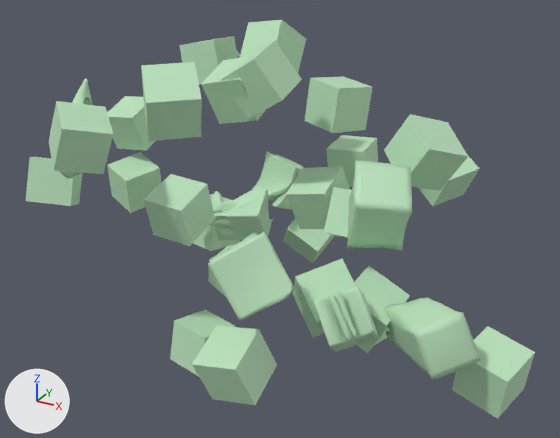
The FBX model VH_Female/Cardiovascular_System/Heart/Heart_Extraction_Sites/VHF_Heart_Extraction_Sites.fbx, before and after one commit.
Both versions are drawn from a camera (50 mm lens) standing at (1.852, -2.346, 6.439) and looking at (0.6, -0.069, 5.3). Lighting does not change. The marker at lower left points along +X, +Y and +Z. The picture after the commit comes second. Where no turn or scale is listed for an object, it has been applied to the vertices.

Script lines for the objects in view, before the commit:
```python
me_mesh_008 = bpy.data.meshes.new('Mesh.008')
me_mesh_008.from_pydata(...)  # 8 vertices, 6 faces; spans x -0.117..0.117, y -0.103..0.103, z -0.128..0.128
me_mesh_008.materials.append(mat_extractionsites1)  # green #bde5bf
me_mesh_014 = bpy.data.meshes.new('Mesh.014')
me_mesh_014.from_pydata(...)  # 8 vertices, 6 faces; spans x -0.101..0.101, y -0.106..0.106, z -0.119..0.119
me_mesh_014.materials.append(mat_extractionsites1)  # green #bde5bf
me_mesh_024 = bpy.data.meshes.new('Mesh.024')
me_mesh_024.from_pydata(...)  # 8 vertices, 6 faces; spans x -0.101..0.101, y -0.106..0.106, z -0.119..0.119
me_mesh_024.materials.append(mat_extractionsites1)  # green #bde5bf
ob_sparc_laa = bpy.data.objects.new('SPARC_LAA', me_mesh_008)
ob_sparc_laa.location = (0.528, -0.068, 5.806)
ob_sparc_mitral_valve = bpy.data.objects.new('SPARC_Mitral_valve', me_mesh_014)
ob_sparc_mitral_valve.location = (0.699, 0.064, 5.354)
ob_sparc_vivgp = bpy.data.objects.new('SPARC_VIVGP', me_mesh_024)
ob_sparc_vivgp.location = (0.434, -0.059, 5.757)
# also in view: 'SPARC_Base_of_LAA' at (0.387, 0.26, 5.834); 'SPARC_AVN' at (0.246, 0.015, 5.182); 'SPARC_RV_inflow' at (0.388, -0.29, 4.83); 'SPARC_Basal_inf_LV' at (0.493, 0.406, 5.031); 'SPARC_Posterior_LA' at (0.079, 0.29, 5.756)
```
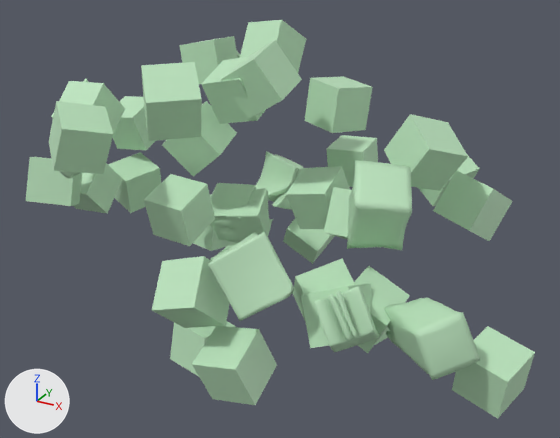
What changed in the scene script:
```text
Add me_mesh_042:
    me_mesh_042.from_pydata([(-0.112, -0.054, 0.067), (0.038, -0.04, 0.131), (-0.102, 0.098, 0.008), (0.048, 0.113, 0.071), (-0.038, 0.04, -0.131), (0.112, 0.054, -0.067), (-0.048, -0.113, -0.071), (0.102, -0.098, -0.008)], [], [(0, 1, 3, 2), (2, 3, 5, 4), (4, 5, 7, 6), (6, 7, 1, 0), (1, 7, 5, 3), (6, 0, 2, 4)])
    me_mesh_042.materials.append(mat_extractionsites)  # green #bde5bf
Add me_mesh_035:
    me_mesh_035.from_pydata([(-0.126, 0.059, 0.025), (-0.002, 0.055, 0.131), (-0.023, 0.103, -0.095), (0.101, 0.099, 0.011), (0.002, -0.055, -0.131), (0.126, -0.059, -0.025), (-0.101, -0.099, -0.011), (0.023, -0.103, 0.095)], [], [(0, 1, 3, 2), (2, 3, 5, 4), (4, 5, 7, 6), (6, 7, 1, 0), (1, 7, 5, 3), (6, 0, 2, 4)])
    me_mesh_035.materials.append(mat_extractionsites)  # green #bde5bf
Add me_mesh_037:
    me_mesh_037.from_pydata([(-0.078, 0.06, -0.102), (-0.03, 0.134, 0.036), (0.073, -0.001, -0.122), (0.121, 0.073, 0.016), (0.03, -0.134, -0.036), (0.078, -0.06, 0.102), (-0.121, -0.073, -0.016), (-0.073, 0.001, 0.122)], [], [(0, 1, 3, 2), (2, 3, 5, 4), (4, 5, 7, 6), (6, 7, 1, 0), (1, 7, 5, 3), (6, 0, 2, 4)])
    me_mesh_037.materials.append(mat_extractionsites)  # green #bde5bf
Add me_mesh_038:
    me_mesh_038.from_pydata([(-0.095, 0.021, 0.103), (0.067, 0.035, 0.12), (-0.088, 0.105, -0.037), (0.074, 0.119, -0.02), (-0.067, -0.035, -0.12), (0.095, -0.021, -0.103), (-0.074, -0.119, 0.02), (0.088, -0.105, 0.037)], [], [(0, 1, 3, 2), (2, 3, 5, 4), (4, 5, 7, 6), (6, 7, 1, 0), (1, 7, 5, 3), (6, 0, 2, 4)])
    me_mesh_038.materials.append(mat_extractionsites)  # green #bde5bf
Add me_mesh_040:
    me_mesh_040.from_pydata([(-0.088, 0.004, 0.111), (0.075, 0.011, 0.12), (-0.086, 0.112, -0.012), (0.077, 0.119, -0.003), (-0.075, -0.011, -0.12), (0.088, -0.004, -0.111), (-0.077, -0.119, 0.003), (0.086, -0.112, 0.012)], [], [(0, 1, 3, 2), (2, 3, 5, 4), (4, 5, 7, 6), (6, 7, 1, 0), (1, 7, 5, 3), (6, 0, 2, 4)])
    me_mesh_040.materials.append(mat_extractionsites)  # green #bde5bf
Add me_mesh_041:
    me_mesh_041.from_pydata([(-0.114, 0.0, 0.084), (0.041, 0.005, 0.136), (-0.08, 0.113, -0.029), (0.075, 0.118, 0.022), (-0.041, -0.005, -0.136), (0.114, 0.0, -0.084), (-0.075, -0.118, -0.022), (0.08, -0.113, 0.029)], [], [(0, 1, 3, 2), (2, 3, 5, 4), (4, 5, 7, 6), (6, 7, 1, 0), (1, 7, 5, 3), (6, 0, 2, 4)])
    me_mesh_041.materials.append(mat_extractionsites)  # green #bde5bf
Add ob_vhf_heart_pei_septum:
    ob_vhf_heart_pei_septum = bpy.data.objects.new('VHF_Heart_Pei_Septum', me_mesh_042)
    ob_vhf_heart_pei_septum.location = (1.009, -0.421, 5.195)
Add ob_vhf_heart_pei_aorticroot:
    ob_vhf_heart_pei_aorticroot = bpy.data.objects.new('VHF_Heart_Pei_AorticRoot', me_mesh_035)
    ob_vhf_heart_pei_aorticroot.location = (0.269, -0.082, 5.558)
Add ob_vhf_heart_pei_lv_free_wall:
    ob_vhf_heart_pei_lv_free_wall = bpy.data.objects.new('VHF_Heart_Pei_LV_Free_wall', me_mesh_037)
    ob_vhf_heart_pei_lv_free_wall.location = (1.227, 0.205, 5.377)
Add ob_vhf_heart_pei_ra_av_node:
    ob_vhf_heart_pei_ra_av_node = bpy.data.objects.new('VHF_Heart_Pei_RA_AV_node', me_mesh_038)
    ob_vhf_heart_pei_ra_av_node.location = (0.347, 0.029, 5.234)
Add ob_vhf_heart_pei_rightatrium:
    ob_vhf_heart_pei_rightatrium = bpy.data.objects.new('VHF_Heart_Pei_RightAtrium', me_mesh_040)
    ob_vhf_heart_pei_rightatrium.location = (-0.27, -0.113, 5.288)
Add ob_vhf_heart_pei_rv_free_wall:
    ob_vhf_heart_pei_rv_free_wall = bpy.data.objects.new('VHF_Heart_Pei_RV_Free_wall', me_mesh_041)
    ob_vhf_heart_pei_rv_free_wall.location = (0.597, -0.619, 5.26)
Add ob_vhf_heart_pei_ra_sa_node:
    ob_vhf_heart_pei_ra_sa_node = bpy.data.objects.new('VHF_Heart_Pei_RA_SA_Node', me_mesh_040.copy())
    ob_vhf_heart_pei_ra_sa_node.location = (-0.169, -0.179, 5.623)
```

Boxes (x1, y1, x2, y2) around the edits, measured in the pictures (560 x 438 px):
'VHF_Heart_Pei_RV_Free_wall', added (green)
    after: (152, 256, 230, 328)
'VHF_Heart_Pei_LV_Free_wall', added (green)
    after: (433, 171, 513, 241)
'VHF_Heart_Pei_AorticRoot', added (green)
    after: (162, 101, 237, 177)
'VHF_Heart_Pei_RightAtrium', added (green)
    after: (73, 163, 122, 214)
'VHF_Heart_Pei_RA_SA_Node', added (green)
    after: (51, 81, 125, 134)
'VHF_Heart_Pei_Septum', added (green)
    after: (301, 284, 379, 348)
'VHF_Heart_Pei_RA_AV_node', added (green)
    after: (211, 183, 256, 242)
